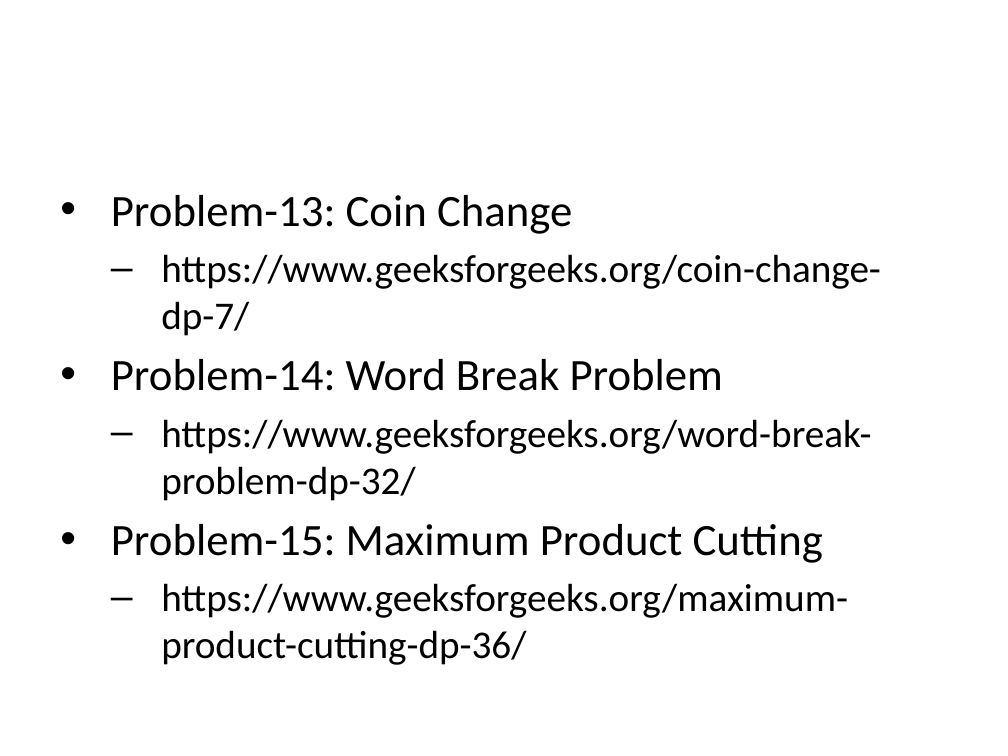
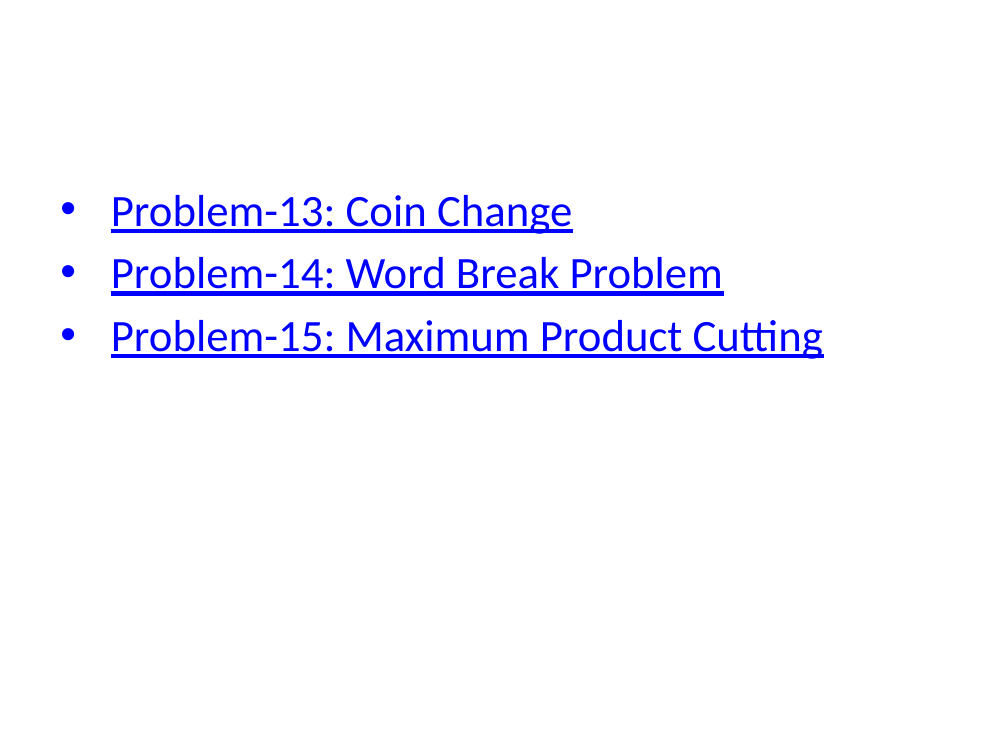
Before and after one commit to ucoruh/ce100-algorithms-and-programming-II, a slide deck: slide 99 of docs/week-6/ce100-week-6-lcs.md_word.pptx (slide 82 before the commit). Drawn at 1008x756 pixels with LibreOffice and Linux fonts; fonts in the diff are those of the drawing. Boxes give left, top, right and bottom in pixels: in the first picture for what was removed or moved away, otherwise in the second. Text is boxed around its words. In the diff, an @@ line names an element or a change of style, - is before the commit and + after.

Commit message:
week1-6 reviewed for latex errors and fixed. week-6 completed untill interview problems.

```diff
--- a/docs/week-6/ce100-week-6-lcs.md_word.pptx
+++ b/docs/week-6/ce100-week-6-lcs.md_word.pptx
@@ text "Problem-13: Coin Change" at (111, 195, 823, 359): text colour #000000 to #0000FF, underline on @@
@@ text at (161, 254, 881, 336): paragraph removed @@
-  – https://www.geeksforgeeks.org/coin-change-dp-7/
@@ text at (161, 419, 871, 501): paragraph removed @@
-  – https://www.geeksforgeeks.org/word-break-problem-dp-32/
@@ text at (161, 583, 848, 665): paragraph removed @@
-  – https://www.geeksforgeeks.org/maximum-product-cutting-dp-36/
```
Also in this commit, not shown: 2 other slides changed, 17 slides added, 35 other files.
